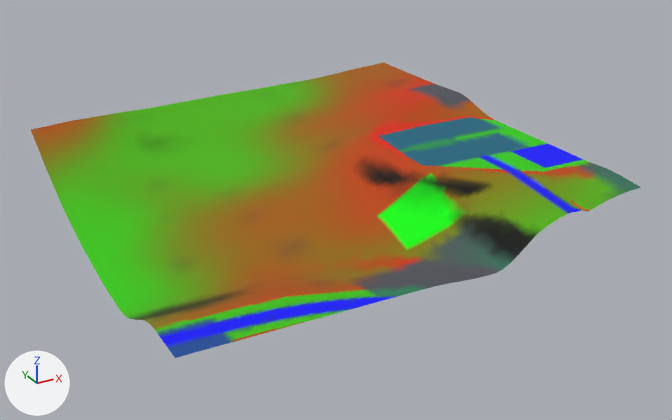
Two versions of the glTF model games/yorimichi/assets/belmonte/meshes/SM_BM_BT_Terrain_4_5.glb, one commit apart.
Before and after are seen from a 50 mm lens placed at (-99.0, 363.0, 238.0), pointed at (138.0, 794.0, 23.0). The lights are fixed; the arrows at lower left show +X, +Y and +Z. The picture after the commit comes second.

Objects in the first picture: 'SM_BM_BT_Terrain_4_5'.
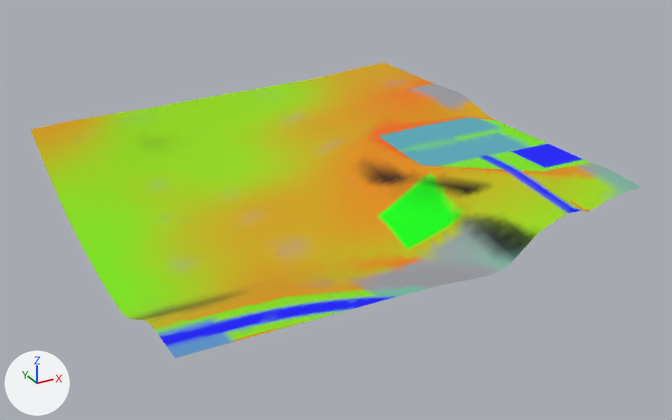
What differs and where, as boxes [x1, y1, x2, y2] in the pictures (672 x 420 px):
part 1 of me_sm_bt_terrain_4_5, recoloured (lighter): [31, 62, 641, 358] in both

Patch to the scene script:
```diff
--- a/games/yorimichi/assets/belmonte/meshes/SM_BM_BT_Terrain_4_5.glb.py
+++ b/games/yorimichi/assets/belmonte/meshes/SM_BM_BT_Terrain_4_5.glb.py
@@ me_sm_bt_terrain_4_5 @@
 me_sm_bt_terrain_4_5.from_pydata(...)  # 3117 vertices, 6039 faces; spans x 0.0..256.0, y 680.0..936.0, z 11.0..64.0
 # used by ob_sm_bm_bt_terrain_4_5; location = (0.0, 0.0, 0.0)
+# me_sm_bt_terrain_4_5 part 1: 5818 faces centred in x 0.0..255.0, y 680.0..933.0, z 12.0..64.0 are repainted in the vertex colours, in many colours
 me_sm_bt_terrain_4_5.materials.append(mat_bm_000_m_terrain_033)
```
